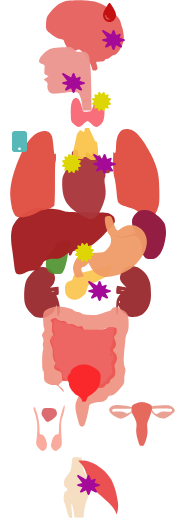
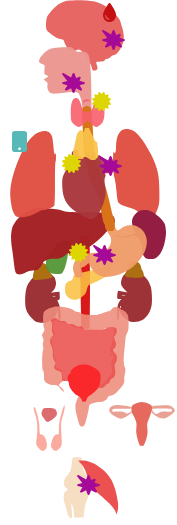
Two versions of the same layered image (177 × 525). Layer-by-layer changes:
pixels changed over [24,99,152,329] (layer not identified)
